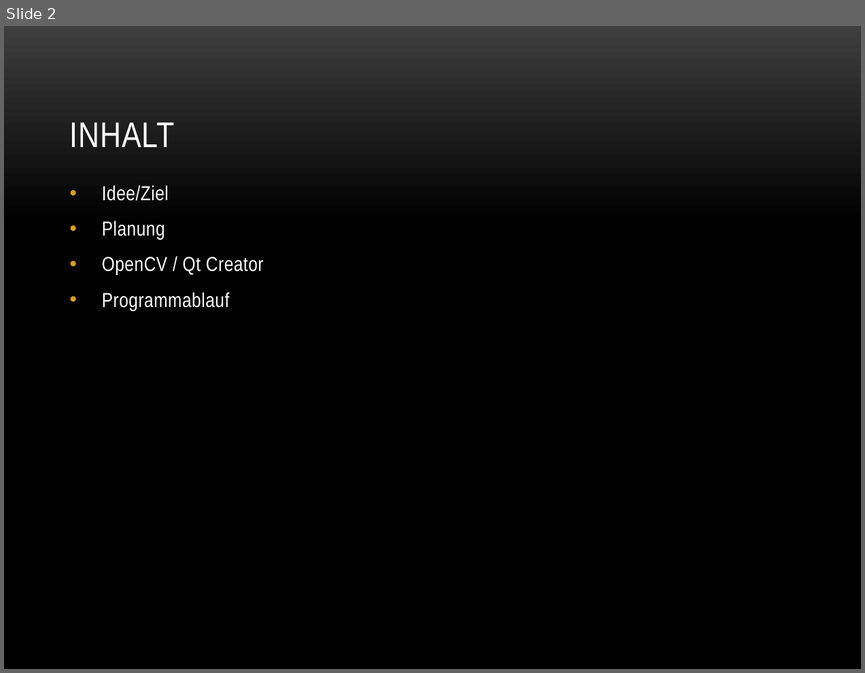
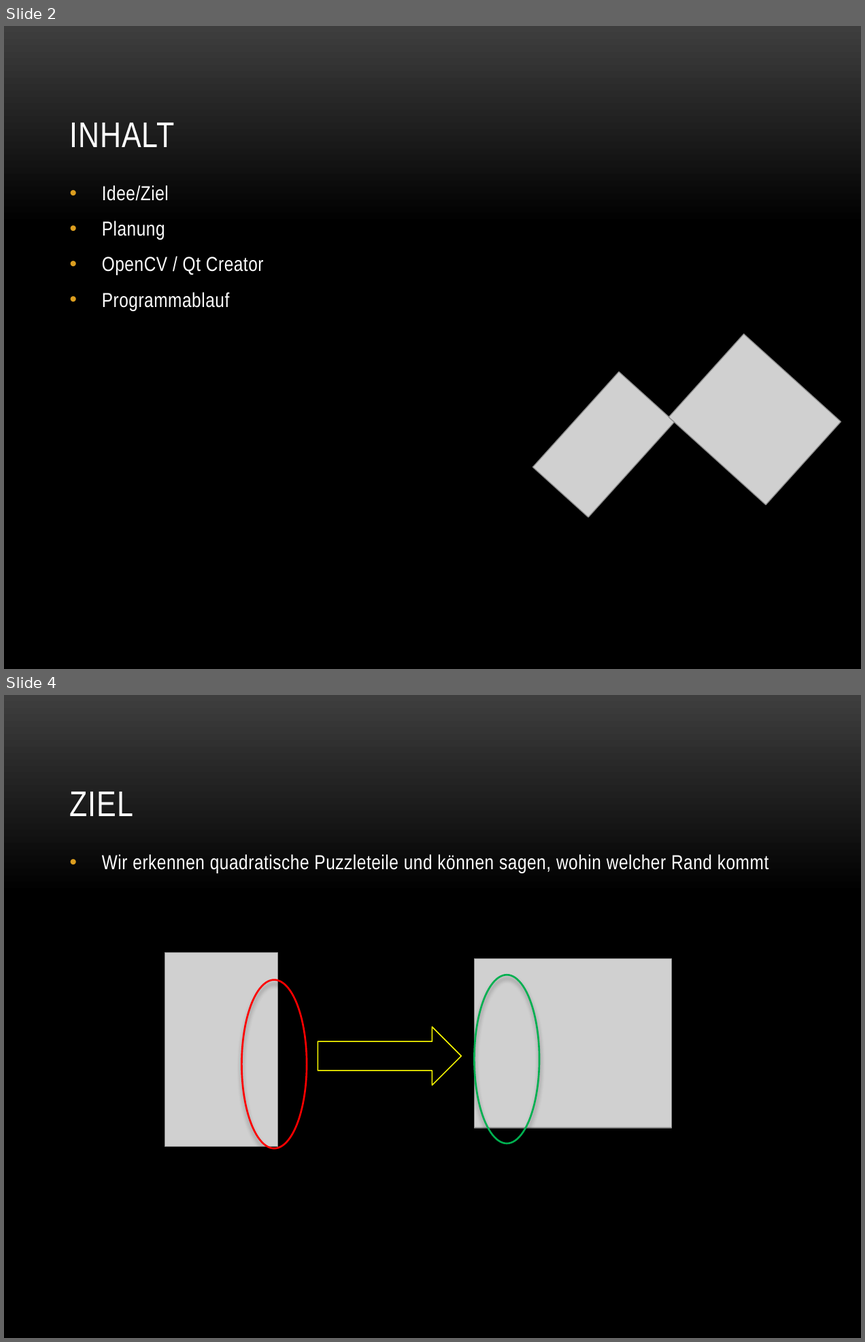
Before and after one commit to baertschi/Puzzle, a slide deck: Doku/Puzzle.pptx. Shown one above the other, each under a label of ours: slide 2 before the commit, slides 2 and 4 after it; the slides between them are not shown. The pictures are 865x673 and 865x1342 pixels, drawn with LibreOffice and Linux fonts; fonts in the diff are those of the drawing; grey boxes stand for pictures; background and template pictures are left out. Boxes give left, top, right and bottom in pixels: in the first picture for what was removed or moved away, otherwise in the second. Text is boxed around its words. In the diff, an @@ line names an element or a change of style, - is before the commit and + after.

```diff
--- a/Doku/Puzzle.pptx
+++ b/Doku/Puzzle.pptx
@@ slide 4 added at bbox=[4, 695, 861, 1338], background picture (left out) @@
@@ title added at bbox=[70, 792, 133, 816], 30 pt, text #FFFFFF @@
+ZIEL
@@ text added at bbox=[102, 854, 768, 873], 17 pt, text #FFFFFF @@
+• Wir erkennen quadratische Puzzleteile und können sagen, wohin welcher Rand kommt
@@ picture added at bbox=[165, 953, 278, 1147] @@
@@ picture added at bbox=[475, 959, 672, 1127] @@
@@ ellipse added at bbox=[241, 979, 307, 1149], outline #FF0000 1.5 pt @@
@@ ellipse added at bbox=[475, 974, 540, 1143], outline #00B050 1.5 pt @@
@@ right arrow added at bbox=[317, 1027, 461, 1085], outline #FFFF00 0.85 pt @@
@@ slide 2 changed as well @@
@@ picture added at bbox=[669, 334, 841, 505] @@
@@ picture added at bbox=[532, 371, 674, 517] @@
```
Also in this commit, not shown: 7 other slides changed, 10 other slides added, 5 slides removed.
